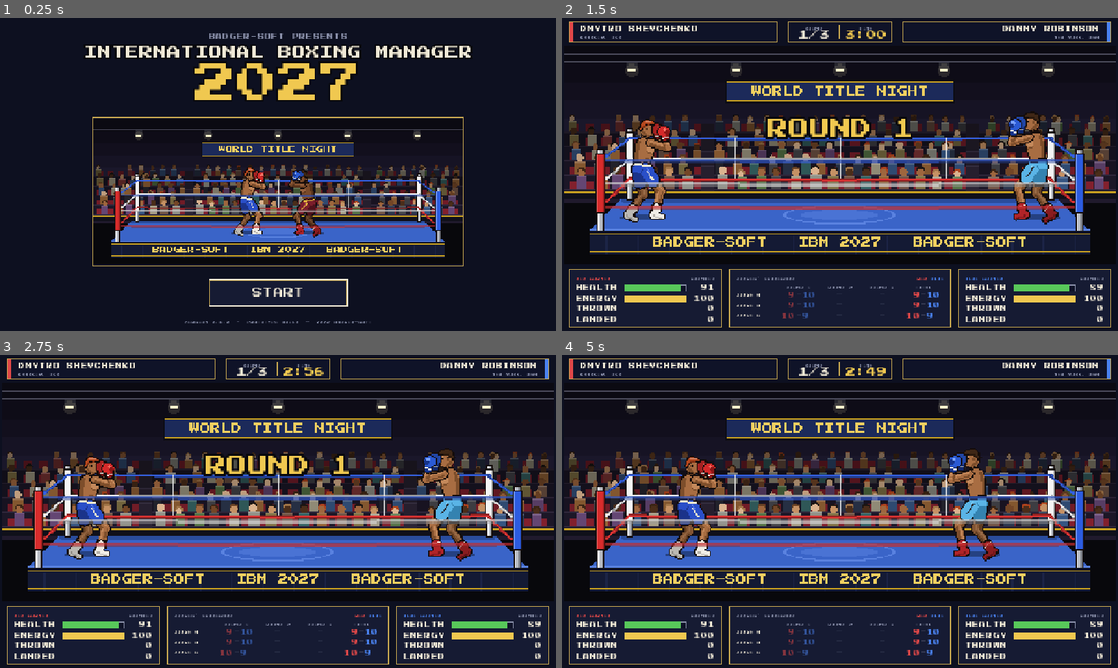
Above: before the commit, frames 1-4 (two rows, left to right).
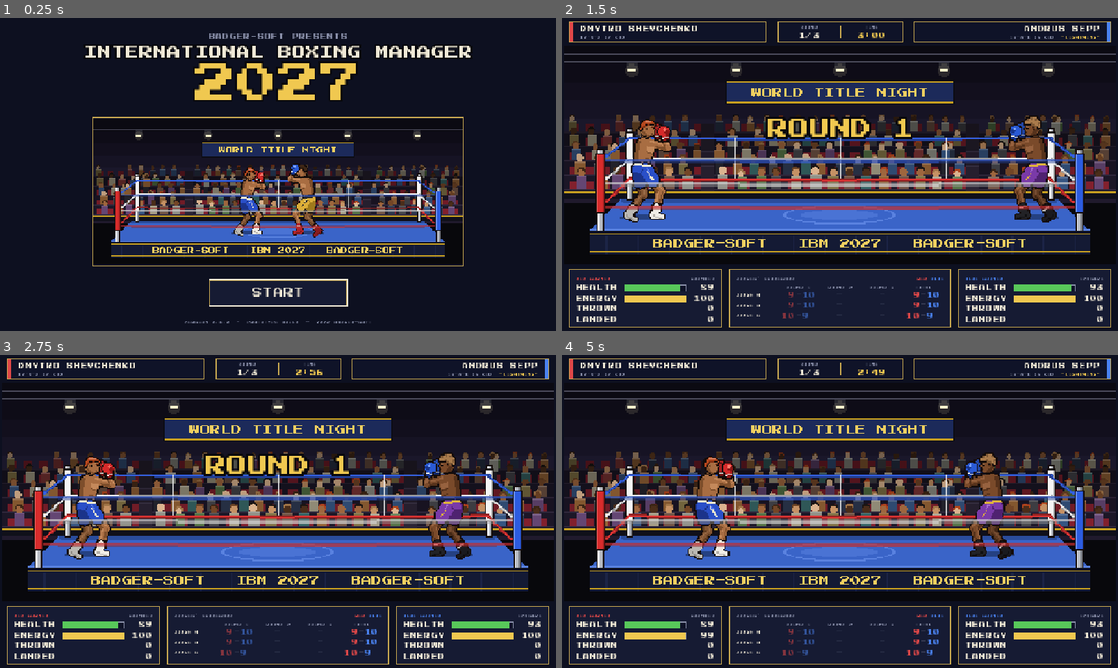
Above: after the commit, the same moments.

Repository: badgersoft/IBM27
Game: Godot game, scene res://scenes/main_menu.tscn
The game is run twice, just before and just after one commit, with the same random seed, the same clock (stepped at 60 frames per second) and the same inputs.
Inputs (mouse positions are in pixels of both pictures, inside the frame that each line leads up to):
- Up to frame 1 (0.25 s): no input
- Up to frame 2 (1.5 s): click "START" at 0.5 s; tap Enter (ui_accept) at 1.25 s; move the mouse to (840, 155) at 1.27 s; click (840, 155) at 1.42 s
- Up to frame 3 (2.75 s): tap Enter (ui_accept) at 1.52, 2.27 s; move the mouse to (166, 527) at 2.02 s; click (166, 527) at 2.17 s
- Up to frame 4 (5 s): move the mouse to (895, 442) at 2.77 s; click (895, 442) at 2.92 s; move the mouse to (812, 574) at 3.52 s; click (812, 574) at 3.67 s; tap Enter (ui_accept) at 3.77, 4.52 s; move the mouse to (1006, 558) at 4.27 s; click (1006, 558) at 4.42 s

The runs differ from the first frame. In frame 1, 1.0% of the frame differs, in the area x 27-73%, y 40-76%; in frame 2, 3.7%; in frame 3, 3.7%; in frame 4, 7.0%, in the area x 3-98%, y 1-91%.

Commit message:
Hide far-side glove, blend shoulders, bigger gym crowds, centred banner text, cleaner score bug, boxer records
- Rear glove is drawn on the far side of the body so the head and torso hide it
- Near arm blends into the shoulder instead of being outlined at the joint
- Gym spectators are fewer but larger (small rooms, close to the ring)
- Banner and apron text centred vertically via one helper (measured equal gaps)
- Score bug widened with smaller type and even 8/7/8 px spacing
- Name plates show nickname and record instead of hometown
- Boxers get an age and a placeholder W-L-D (KO) record, updated after fights

Co-Authored-By: Claude Opus 5.5 <noreply@anthropic.com>
Claude-Session: https://claude.ai/code/session_01PF6KKrB4uHprcLjw7ppdzy

Diff:
--- a/scripts/data/boxer_data.gd
+++ b/scripts/data/boxer_data.gd
@@ -32,6 +32,15 @@
 @export var city: String = ""
 @export var country: String = ""         ## Display name, e.g. "Ireland".
 @export var country_code: String = ""    ## Three letters, e.g. "IRL".
+
+# --- Career ----------------------------------------------------------------
+## Placeholder records for now (made up by BoxerGenerator, then updated after
+## every fight in this session).
+@export_range(18, 40) var age: int = 26
+@export var wins: int = 0
+@export var losses: int = 0
+@export var draws: int = 0
+@export var kos: int = 0                 ## Wins by knockout (counted inside wins).
 
 # --- Body ------------------------------------------------------------------
 @export_range(170, 198) var height_cm: int = 180
@@ -80,6 +89,33 @@
 	return STYLE_NAMES[style]
 
 
+## "22-3-1"  (wins - losses - draws, the usual boxing order).
+func record() -> String:
+	return "%d-%d-%d" % [wins, losses, draws]
+
+
+## "22-3-1 (14 KO)"
+func record_with_kos() -> String:
+	return "%s (%d KO)" % [record(), kos]
+
+
+func total_fights() -> int:
+	return wins + losses + draws
+
+
+## Adds the result of a fight to the record. [param result] is "W", "L" or "D".
+func add_result(result: String, by_ko: bool) -> void:
+	match result:
+		"W":
+			wins += 1
+			if by_ko:
+				kos += 1
+		"L":
+			losses += 1
+		_:
+			draws += 1
+
+
 ## Average of the six skills - a quick "overall" rating for menus.
 func overall() -> int:
 	return roundi((power + speed + stamina + chin + strength + intelligence) / 6.0)
--- a/scripts/data/boxer_generator.gd
+++ b/scripts/data/boxer_generator.gd
@@ -8,6 +8,11 @@
 ## an Evasive boxer usually has good stamina and a Slugger usually has power.
 
 const WORLD_PATH := "res://data/world.json"
+
+## Career length limits for the made-up records.
+const MIN_AGE := 20
+const MAX_AGE := 37
+const MAX_FIGHTS := 50
 
 ## Share of a roster that gets a nickname (inclusive range).
 const NICKNAME_MIN_SHARE := 0.40
@@ -91,6 +96,9 @@
 	b.intelligence = _roll_skill(bias[5])
 	b.recovery     = _roll_skill(0)
 
+	# --- Career record (placeholder) ------------------------------------------------
+	_roll_record(b)
+
 	# --- Condition ---------------------------------------------------------------
 	# Fitter boxers (stamina) with a higher pain threshold (strength, chin) start
 	# a little healthier. Nobody starts at a perfect 100.
@@ -103,6 +111,32 @@
 # ----------------------------------------------------------------------------
 #  Helpers
 # ----------------------------------------------------------------------------
+
+## Makes up a believable professional record:
+##  - older boxers have had more fights (about 1.5 - 3.5 a year since turning pro
+##    at 18 - 23), never more than MAX_FIGHTS;
+##  - better boxers (higher average skill) win a bigger share;
+##  - draws are rare;
+##  - harder punchers finish more of their wins inside the distance.
+func _roll_record(b: BoxerData) -> void:
+	b.age = _rng.randi_range(MIN_AGE, MAX_AGE)
+	var pro_debut := _rng.randi_range(18, 23)
+	var years := maxi(b.age - pro_debut, 0)
+	# Even the youngest prospect has a handful of pro fights behind him.
+	var fights := clampi(roundi(years * _rng.randf_range(1.5, 3.5)) + _rng.randi_range(3, 5), 3, MAX_FIGHTS)
+
+	var skill := ((b.power + b.speed + b.stamina + b.chin + b.strength + b.intelligence) / 6.0 - 40.0) / 45.0
+	var win_rate := clampf(0.55 + clampf(skill, 0.0, 1.0) * 0.42 + _rng.randf_range(-0.08, 0.08), 0.40, 0.98)
+	b.draws = 0
+	for i in fights - 3:   # Nobody starts a career with a run of draws.
+		if _rng.randf() < 0.03:
+			b.draws += 1
+	b.wins = clampi(roundi((fights - b.draws) * win_rate), 0, fights - b.draws)
+	b.losses = fights - b.draws - b.wins
+
+	var ko_rate := clampf(0.12 + b.power / 99.0 * 0.65 + _rng.randf_range(-0.08, 0.08), 0.05, 0.92)
+	b.kos = clampi(roundi(b.wins * ko_rate), 0, b.wins)
+
 
 func _load_world() -> Dictionary:
 	var file := FileAccess.open(WORLD_PATH, FileAccess.READ)
--- a/scripts/render/arena_renderer.gd
+++ b/scripts/render/arena_renderer.gd
@@ -41,6 +41,8 @@
 
 const FONT := preload("res://assets/fonts/PressStart2P.woff2")
 const FONT_SIZE := 8
+const GLYPH_H := 7      ## Height of a capital letter at FONT_SIZE.
+const GLYPH_DROP := 2   ## Gap between the bottom of a capital and the baseline.
 
 ## 0 - 1. Raise it when something exciting happens; it fades by itself.
 var excitement := 0.0
@@ -212,6 +214,12 @@
 		c.draw_circle(head + Vector2(0, 0.5 * k), r * 0.9, skin)
 	else:
 		c.draw_circle(head, r, skin)
+	if k >= 1.2:
+		# Close enough to see a neck and a pair of eyes watching the ring.
+		c.draw_rect(Rect2(x - k, top - 1.0, 2.0 * k, 1.0), skin.darkened(0.2))
+		var eye_y := roundf(head.y + 0.6 * k)
+		c.draw_rect(Rect2(roundf(x - 1.5 * k), eye_y, 1, 1), Palette.darken(Palette.EYE, 0.0))
+		c.draw_rect(Rect2(roundf(x + 1.0 * k), eye_y, 1, 1), Palette.darken(Palette.EYE, 0.0))
 
 	if cheering:
 		var lift := 1.0 + absf(sin(_time * 7.0 + s["phase"])) * 2.0
@@ -305,9 +313,9 @@
 	c.draw_line(Vector2(353, 52), Vector2(365, 42), Color("8aa0b0"), 1.0)
 
 	# "No smoking" sign - a nod to the classic gym backdrop.
-	c.draw_rect(Rect2(96, 17, 88, 14), Color("2a2420"))
-	c.draw_rect(Rect2(97, 18, 86, 12), Color("e8e4d8"))
-	_text(c, "NO SMOKING", Vector2(97, 28), 86, Color("a02020"))
+	c.draw_rect(Rect2(96, 17, 88, 15), Color("2a2420"))
+	c.draw_rect(Rect2(97, 18, 86, 13), Color("e8e4d8"))
+	_text_in(c, "NO SMOKING", Rect2(97, 18, 86, 13), Color("a02020"))
 
 	# Wall clock.
 	c.draw_circle(Vector2(262, 26), 7.0, Color("2a2420"))
@@ -352,10 +360,10 @@
 		c.draw_line(Vector2(wx + 4, 36), Vector2(wx + 10, 29), Color("c8dcec"), 1.0)
 
 	# Club banner.
-	c.draw_rect(Rect2(140, 8, 144, 16), Color("6a1418"))
-	c.draw_rect(Rect2(141, 9, 142, 14), Color("b02028"))
+	c.draw_rect(Rect2(140, 8, 144, 18), Color("6a1418"))
+	c.draw_rect(Rect2(141, 9, 142, 16), Color("b02028"))
 	c.draw_rect(Rect2(141, 9, 142, 1), Color("d04048"))
-	_text(c, "CITY GYM", Vector2(141, 20), 142, Color("f4ecd8"))
+	_text_in(c, "CITY GYM", Rect2(141, 10, 142, 15), Color("f4ecd8"))
 
 	# Two hanging lamps with soft light cones.
 	for lx in [120.0, 304.0]:
@@ -390,11 +398,11 @@
 		c.draw_circle(Vector2(lx, 19), 5.0, Color(1, 0.95, 0.75, 0.12))
 
 	# A huge banner high up at the back.
-	c.draw_rect(Rect2(124, 26, 176, 18), Color("0c0c14"))
-	c.draw_rect(Rect2(125, 27, 174, 16), Color("1c2a5a"))
+	c.draw_rect(Rect2(124, 26, 176, 19), Color("0c0c14"))
+	c.draw_rect(Rect2(125, 27, 174, 17), Color("1c2a5a"))
 	c.draw_rect(Rect2(125, 27, 174, 1), Color("c8a020"))
-	c.draw_rect(Rect2(125, 42, 174, 1), Color("c8a020"))
-	_text(c, "WORLD TITLE NIGHT", Vector2(125, 39), 174, Color("f0d060"))
+	c.draw_rect(Rect2(125, 43, 174, 1), Color("c8a020"))
+	_text_in(c, "WORLD TITLE NIGHT", Rect2(125, 28, 174, 15), Color("f0d060"))
 
 
 # ============================================================================
@@ -488,14 +496,18 @@
 			c.draw_rect(Rect2(left, APRON_BOTTOM_Y - 2, rect.size.x, 2), tones[1])
 		Venues.Id.CITY_GYM:
 			c.draw_rect(Rect2(left, CANVAS_FRONT_Y + 2, rect.size.x, 1), Color("f0f0f0"))
-			_text(c, _venue["apron_text"], Vector2(left, CANVAS_FRONT_Y + 13), rect.size.x, Color("f0f0f0"))
+			# Text centred in the cloth between the white trim and the floor.
+			var area := Rect2(left, CANVAS_FRONT_Y + 3, rect.size.x, APRON_BOTTOM_Y - CANVAS_FRONT_Y - 3)
+			_text_in(c, _venue["apron_text"], area, Color("f0f0f0"))
 		Venues.Id.BOXING_HALL:
 			# Skirt folds, gold trim and sponsor text.
 			for x in range(int(left) + 12, int(right), 24):
 				c.draw_rect(Rect2(x, CANVAS_FRONT_Y + 4, 1, rect.size.y - 4), Color("1c2446"))
 			c.draw_rect(Rect2(left, CANVAS_FRONT_Y + 2, rect.size.x, 1), Color("c8a020"))
 			c.draw_rect(Rect2(left, APRON_BOTTOM_Y - 2, rect.size.x, 1), Color("c8a020"))
-			_text(c, _venue["apron_text"], Vector2(left, CANVAS_FRONT_Y + 13), rect.size.x, Color("f0d060"))
+			# Text centred between the two gold trim lines.
+			var area := Rect2(left, CANVAS_FRONT_Y + 3, rect.size.x, APRON_BOTTOM_Y - CANVAS_FRONT_Y - 5)
+			_text_in(c, _venue["apron_text"], area, Color("f0d060"))
 
 	# Floor in front of the ring.
 	var floor_colour := [Color("3a2818"), Color("2a2c34"), Color("08080c")][venue_id] as Color
@@ -561,7 +573,7 @@
 	c.draw_rect(rect, Color("f8f6ee"))
 	var inner := PackedVector2Array([tail[0] + Vector2(dir, -1), tail[1] + Vector2(-dir, -1), tail[2] + Vector2(0, -2)])
 	c.draw_colored_polygon(inner, Color("f8f6ee"))
-	_text(c, text, Vector2(rect.position.x, rect.end.y - 4), rect.size.x, Color("101010"))
+	_text_in(c, text, rect, Color("101010"))
 
 
 # ============================================================================
@@ -607,8 +619,16 @@
 	c.draw_polyline(points, colour, width)
 
 
-func _text(c: CanvasItem, text: String, baseline_left: Vector2, width: float, colour: Color) -> void:
-	c.draw_string(FONT, baseline_left, text, HORIZONTAL_ALIGNMENT_CENTER, width, FONT_SIZE, colour)
+## Draws [param text] centred both ways inside [param area].
+##
+## At 8 px the pixel font's capitals are GLYPH_H (7) pixels tall and sit
+## GLYPH_DROP (2) pixels above the baseline, so the baseline is placed to give
+## equal space above and below them. Give text areas an odd height (7 + 2n)
+## and the gaps come out exactly equal.
+func _text_in(c: CanvasItem, text: String, area: Rect2, colour: Color) -> void:
+	var gap := floorf((area.size.y - GLYPH_H) / 2.0)
+	var baseline := area.position.y + gap + GLYPH_H + GLYPH_DROP - 1.0
+	c.draw_string(FONT, Vector2(area.position.x, baseline), text, HORIZONTAL_ALIGNMENT_CENTER, area.size.x, FONT_SIZE, colour)
 
 
 func _ellipse(c: CanvasItem, centre: Vector2, rx: float, ry: float, colour: Color) -> void:
--- a/scripts/render/boxer_rig.gd
+++ b/scripts/render/boxer_rig.gd
@@ -17,6 +17,9 @@
 const ANIM_FPS := 20.0
 ## Far-side limbs are drawn this much darker to suggest depth.
 const FAR_DARKEN := 0.22
+## How far down the near upper arm (0 - 1) the arm blends into the shoulder
+## before its outline and shading begin.
+const SHOULDER_BLEND := 0.35
 
 ## Emitted when a non-looping animation reaches its last step.
 signal animation_finished(anim_name: String)
@@ -155,14 +158,17 @@
 	if data == null:
 		return
 	var j := BoxerSkeleton.solve(_pose, _h, _bulk)
+	# Painter's order, far side first. Everything on the far side of the body
+	# (rear leg, rear arm AND its glove) is drawn before the torso and head, so
+	# the body hides it and only the parts that reach past the body show.
 	_draw_shadow(j)
 	_draw_leg(j, "rear", true)
 	_draw_arm(j, "rear", true)
+	_draw_glove(j, "rear", true)
 	_draw_leg(j, "lead", false)
 	_draw_torso(j)
 	_draw_trunks(j)
 	_draw_head(j)
-	_draw_glove(j, "rear", true)
 	_draw_arm(j, "lead", false)
 	_draw_glove(j, "lead", false)
 
@@ -206,7 +212,28 @@
 	var elbow: Vector2 = j["elbow_" + side]
 	var glove: Vector2 = j["glove_" + side]
 	var skin := _tones(_skin, far)
-	_chain([shoulder, elbow, glove], [_h * 0.066 * _bulk, _h * 0.056 * _bulk], skin)
+	var upper_w := _h * 0.066 * _bulk
+	var fore_w := _h * 0.056 * _bulk
+	if far:
+		# The far shoulder is hidden behind the torso, so a full outline is fine.
+		_chain([shoulder, elbow, glove], [upper_w, fore_w], skin)
+		return
+
+	# Near arm: it grows out of the shoulder rather than being pinned on. The
+	# outline and the shading only start part way down the upper arm, and a
+	# rounded deltoid in the chest's own skin tone covers the joint.
+	var outline_from := shoulder.lerp(elbow, SHOULDER_BLEND)
+	draw_line(outline_from, elbow, Palette.OUTLINE, upper_w + 2.0)
+	_capsule_outline(elbow, glove, fore_w)
+	_capsule_fill(shoulder, elbow, upper_w, skin[0])
+	_capsule_fill(elbow, glove, fore_w, skin[0])
+	_shade(outline_from, elbow, upper_w, skin)
+	_shade(elbow, glove, fore_w, skin)
+	draw_circle(shoulder, upper_w * 0.62, skin[0])
+	var up := (elbow - shoulder).normalized().orthogonal()
+	if up.y > 0.0:
+		up = -up
+	draw_line(shoulder + up * upper_w * 0.25, outline_from + up * upper_w * 0.22, skin[2], 1.0)
 
 
 func _draw_glove(j: Dictionary, side: String, far: bool) -> void:
@@ -423,14 +450,16 @@
 	for i in widths.size():
 		_capsule_fill(points[i], points[i + 1], widths[i], tones[0])
 	for i in widths.size():
-		var a: Vector2 = points[i]
-		var b: Vector2 = points[i + 1]
-		var normal := (b - a).normalized().orthogonal()
-		if normal.y > 0.0:
-			normal = -normal   # Highlight on the upper side, shadow underneath.
-		var w: float = widths[i]
-		draw_line(a - normal * w * 0.30, b - normal * w * 0.30, tones[1], maxf(w * 0.30, 1.0))
-		draw_line(a + normal * w * 0.22, b + normal * w * 0.22, tones[2], 1.0)
+		_shade(points[i], points[i + 1], widths[i], tones)
+
+
+## Shadow along the underside of a limb segment and a highlight along the top.
+func _shade(a: Vector2, b: Vector2, w: float, tones: Array) -> void:
+	var normal := (b - a).normalized().orthogonal()
+	if normal.y > 0.0:
+		normal = -normal
+	draw_line(a - normal * w * 0.30, b - normal * w * 0.30, tones[1], maxf(w * 0.30, 1.0))
+	draw_line(a + normal * w * 0.22, b + normal * w * 0.22, tones[2], 1.0)
 
 
 func _capsule_outline(a: Vector2, b: Vector2, width: float) -> void:
--- a/scripts/render/venues.gd
+++ b/scripts/render/venues.gd
@@ -11,7 +11,9 @@
 ##   count   - how many seats in the row
 ##   fill    - chance a seat is taken (0 - 1)
 ##   stand   - chance a spectator is standing
-##   scale   - drawing size of the spectators in that row
+##   scale   - drawing size of the spectators in that row. The gyms are small
+##             rooms, so their few spectators sit close and look bigger; in
+##             the hall the crowd is further back and smaller.
 ##   dim     - how much the row is darkened (rows further back are darker)
 ##   x_range - left and right ends of the row in arena pixels
 
@@ -29,8 +31,8 @@
 		"post":         [Color("4a4a50"), Color("2c2c30"), Color("6e6e76")],
 		"pads":         [Color("a83434"), Color("3a5aa8"), Color("c8c4b8")],  # red, blue, neutral
 		"crowd": [
-			{"seat_y": 110, "count":  3, "fill": 1.00, "stand": 1.00, "scale": 1.00, "dim": 0.08, "x_range": [150, 290]},
-			{"seat_y": 110, "count":  5, "fill": 0.90, "stand": 0.00, "scale": 1.00, "dim": 0.00, "x_range": [104, 324]},
+			{"seat_y": 110, "count":  3, "fill": 1.00, "stand": 1.00, "scale": 1.70, "dim": 0.08, "x_range": [148, 292]},
+			{"seat_y": 110, "count":  5, "fill": 0.90, "stand": 0.00, "scale": 1.75, "dim": 0.00, "x_range": [108, 320]},
 		],
 	},
 	{
@@ -44,9 +46,9 @@
 		"post":         [Color("8a8e96"), Color("5e626a"), Color("c4c8d0")],
 		"pads":         [Color("c83030"), Color("3060c8"), Color("e8e8e8")],
 		"crowd": [
-			{"seat_y":  88, "count": 13, "fill": 0.75, "stand": 0.25, "scale": 0.86, "dim": 0.28, "x_range": [ 64, 360]},
-			{"seat_y":  99, "count": 13, "fill": 0.70, "stand": 0.10, "scale": 0.93, "dim": 0.14, "x_range": [ 58, 366]},
-			{"seat_y": 110, "count": 13, "fill": 0.80, "stand": 0.00, "scale": 1.00, "dim": 0.00, "x_range": [ 52, 372]},
+			{"seat_y":  84, "count": 10, "fill": 0.75, "stand": 0.20, "scale": 1.20, "dim": 0.24, "x_range": [ 70, 354]},
+			{"seat_y":  97, "count": 10, "fill": 0.70, "stand": 0.10, "scale": 1.32, "dim": 0.12, "x_range": [ 62, 362]},
+			{"seat_y": 110, "count":  9, "fill": 0.80, "stand": 0.00, "scale": 1.45, "dim": 0.00, "x_range": [ 56, 368]},
 		],
 	},
 	{
--- a/scripts/ui/fight_screen.gd
+++ b/scripts/ui/fight_screen.gd
@@ -218,6 +218,7 @@
 
 
 func _on_fight_finished(result: Dictionary) -> void:
+	_update_records(result)
 	view.arena.excitement = 1.0
 	if result["method"] in ["KO", "TKO"]:
 		_show_banner(ResultPanel.METHOD_TITLES[result["method"]], RESULT_DELAY, Palette.UI_GOLD)
@@ -225,6 +226,17 @@
 	else:
 		_show_banner("FINAL BELL", RESULT_DELAY, Palette.UI_TEXT)
 	_result_clock = 0.0
+
+
+## Adds this fight to both boxers' records (kept for the rest of the session).
+func _update_records(result: Dictionary) -> void:
+	var winner: int = result["winner"]
+	var by_ko: bool = result["method"] in ["KO", "TKO"]
+	for f in sim.fighters:
+		if winner < 0:
+			f.data.add_result("D", false)
+		else:
+			f.data.add_result("W" if f.corner == winner else "L", by_ko)
 
 
 func _show_result() -> void:
--- a/scripts/ui/nameplate.gd
+++ b/scripts/ui/nameplate.gd
@@ -1,14 +1,14 @@
 class_name Nameplate
 extends Control
-## Boxer name plate shown above the ring (480 x 48).
+## Boxer name plate shown above the ring (456 x 48).
 ##
 ##   |#| MARCUS JOHNSON                          <- name, BODY size
-##   |#| "THE HAMMER"   CHICAGO, USA             <- caption size
+##   |#| "THE HAMMER"   22-3-1 (14 KO)           <- caption size
 ##
 ## The red corner's plate reads from the left with its colour stripe on the
 ## left; the blue corner's plate is the mirror image.
 
-const W := 480
+const W := 456
 const H := 48
 const STRIPE := 8
 const PAD := 16
@@ -37,16 +37,16 @@
 	line.mouse_filter = Control.MOUSE_FILTER_IGNORE
 	add_child(UiTheme.place(line, text_x, 30, text_w, 12))
 	var nick := UiTheme.label("", UiTheme.CAPTION, Palette.UI_GOLD)
-	var town := UiTheme.label(boxer.hometown().to_upper(), UiTheme.CAPTION, Palette.UI_TEXT_DIM)
+	var record := UiTheme.label(boxer.record_with_kos(), UiTheme.CAPTION, Palette.UI_TEXT_DIM)
 	nick.clip_text = false
-	town.clip_text = false
+	record.clip_text = false
 	if not boxer.nickname.is_empty():
 		nick.text = "\"%s\"" % boxer.nickname.to_upper()
 	# Keep the nickname nearest the stripe on both plates.
 	if left_side:
 		line.add_child(nick)
-		line.add_child(town)
+		line.add_child(record)
 	else:
-		line.add_child(town)
+		line.add_child(record)
 		line.add_child(nick)
 	nick.visible = not nick.text.is_empty()
--- a/scripts/ui/score_bug.gd
+++ b/scripts/ui/score_bug.gd
@@ -1,13 +1,24 @@
 class_name ScoreBug
 extends Control
-## TV-style score bug showing the round and the fight clock (240 x 48).
+## TV-style score bug showing the round and the fight clock (288 x 48).
 ##
-##    ROUND   |   TIME
-##     1/3    |   2:47
+##   +-----------------+-----------------+
+##   |      ROUND      |      TIME       |   <- captions, 8 px
+##   |       1/3       |      2:47       |   <- values, 16 px
+##   +-----------------+-----------------+
+##
+## Kept deliberately sparse: two cells, two sizes of text, 8 px of air between
+## the border, the caption, the value and the border again.
 
-const W := 240
+const W := 288
 const H := 48
 const HALF := W / 2
+## Label tops, chosen (and measured on screen) so the visible letters sit with
+## equal space around them: 8 px border-to-caption, 7 px caption-to-value,
+## 8 px value-to-border. Label boxes include the font's internal leading, which
+## is why these are not simply 8 and 24.
+const CAPTION_Y := 3
+const VALUE_Y := 21
 
 var _round: Label
 var _time: Label
@@ -17,15 +28,15 @@
 	size = Vector2(W, H)
 	mouse_filter = Control.MOUSE_FILTER_IGNORE
 	add_child(UiTheme.panel(0, 0, W, H, Palette.UI_PANEL_DARK))
-	add_child(UiTheme.block(Palette.UI_BORDER, HALF - 1, 8, 2, H - 16))
+	add_child(UiTheme.block(Palette.UI_BORDER, HALF - 1, 10, 2, H - 20))
 
 	for i in 2:
 		var caption := UiTheme.label(["ROUND", "TIME"][i], UiTheme.CAPTION, Palette.UI_TEXT_DIM, HORIZONTAL_ALIGNMENT_CENTER)
-		add_child(UiTheme.place(caption, i * HALF, 6, HALF, 12))
-	_round = UiTheme.label("1/3", UiTheme.LARGE, Palette.UI_TEXT, HORIZONTAL_ALIGNMENT_CENTER)
-	_time = UiTheme.label("3:00", UiTheme.LARGE, Palette.UI_GOLD, HORIZONTAL_ALIGNMENT_CENTER)
-	add_child(UiTheme.place(_round, 0, 20, HALF, 24))
-	add_child(UiTheme.place(_time, HALF, 20, HALF, 24))
+		add_child(UiTheme.place(caption, i * HALF, CAPTION_Y, HALF, UiTheme.CAPTION))
+	_round = UiTheme.label("1/3", UiTheme.BODY, Palette.UI_TEXT, HORIZONTAL_ALIGNMENT_CENTER)
+	_time = UiTheme.label("3:00", UiTheme.BODY, Palette.UI_GOLD, HORIZONTAL_ALIGNMENT_CENTER)
+	add_child(UiTheme.place(_round, 0, VALUE_Y, HALF, UiTheme.BODY))
+	add_child(UiTheme.place(_time, HALF, VALUE_Y, HALF, UiTheme.BODY))
 
 
 func show_state(round_number: int, total_rounds: int, clock_text: String) -> void:
--- a/scripts/ui/tale_of_tape.gd
+++ b/scripts/ui/tale_of_tape.gd
@@ -1,6 +1,6 @@
 class_name TaleOfTape
 extends Control
-## Pre-fight "tale of the tape" comparing the two boxers (1040 x 456).
+## Pre-fight "tale of the tape" comparing the two boxers (1040 x 488).
 ##
 ## Classic layout: red corner values right-aligned against the centre labels,
 ## blue corner values left-aligned, so the eye can run straight across a row.
@@ -9,11 +9,11 @@
 signal dismissed
 
 const W := 1040
-const H := 456
+const H := 488
 const PAD := 16
 const VALUE_W := 384
 const LABEL_W := 240
-const TABLE_Y := 80
+const TABLE_Y := 64
 
 var _prompt: Label
 var _blink := 0.0
@@ -24,15 +24,17 @@
 	add_child(UiTheme.panel(0, 0, W, H, Palette.UI_PANEL, Palette.UI_BORDER, 4))
 
 	var title := UiTheme.label("TALE OF THE TAPE", UiTheme.LARGE, Palette.UI_GOLD, HORIZONTAL_ALIGNMENT_CENTER)
-	add_child(UiTheme.place(title, 0, 16, W, 32))
+	add_child(UiTheme.place(title, 0, 12, W, UiTheme.LARGE))
 	var bill := "%d ROUNDS  -  MIDDLEWEIGHT  -  %s" % [rounds, Venues.venue_name(venue_id).to_upper()]
-	add_child(UiTheme.place(UiTheme.label(bill, UiTheme.CAPTION, Palette.UI_TEXT_DIM, HORIZONTAL_ALIGNMENT_CENTER), 0, 52, W, 12))
+	add_child(UiTheme.place(UiTheme.label(bill, UiTheme.CAPTION, Palette.UI_TEXT_DIM, HORIZONTAL_ALIGNMENT_CENTER), 0, 44, W, UiTheme.CAPTION))
 
 	var rows: Array = [
 		["", "RED CORNER", "BLUE CORNER"],
 		["NAME", red.display_name().to_upper(), blue.display_name().to_upper()],
 		["NICKNAME", _nick(red), _nick(blue)],
 		["HOMETOWN", red.hometown().to_upper(), blue.hometown().to_upper()],
+		["AGE", str(red.age), str(blue.age)],
+		["RECORD", red.record_with_kos(), blue.record_with_kos()],
 		["HEIGHT", _height(red), _height(blue)],
 		["WEIGHT", "%d LB" % red.weight_lb, "%d LB" % blue.weight_lb],
 		["STYLE", red.style_name().to_upper(), blue.style_name().to_upper()],
@@ -67,7 +69,7 @@
 		add_child(UiTheme.place(blue_label, PAD + VALUE_W + LABEL_W + PAD, y, VALUE_W - PAD, UiTheme.ROW_H))
 
 	_prompt = UiTheme.label("TAP OR PRESS SPACE TO FIGHT", UiTheme.CAPTION, Palette.UI_TEXT, HORIZONTAL_ALIGNMENT_CENTER)
-	add_child(UiTheme.place(_prompt, 0, H - 32, W, 12))
+	add_child(UiTheme.place(_prompt, 0, H - 24, W, UiTheme.CAPTION))
 
 
 func _process(delta: float) -> void:
Binary file changed: docs/screenshots/between_rounds.png
Binary file changed: docs/screenshots/fight_boxing_hall.png
Binary file changed: docs/screenshots/fight_city_gym.png
Binary file changed: docs/screenshots/fight_small_town_gym.png
Binary file changed: docs/screenshots/knockdown_count.png
Binary file changed: docs/screenshots/main_menu.png
Binary file changed: docs/screenshots/pose_sheet.png
Binary file changed: docs/screenshots/result.png
Binary file changed: docs/screenshots/tale_of_the_tape.png
Not shown, changed: README.md
